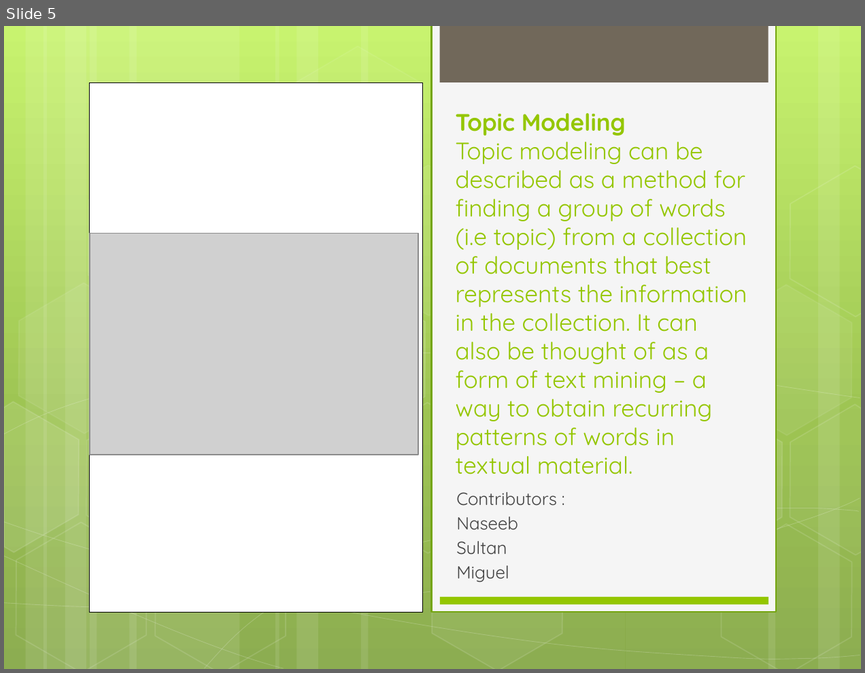
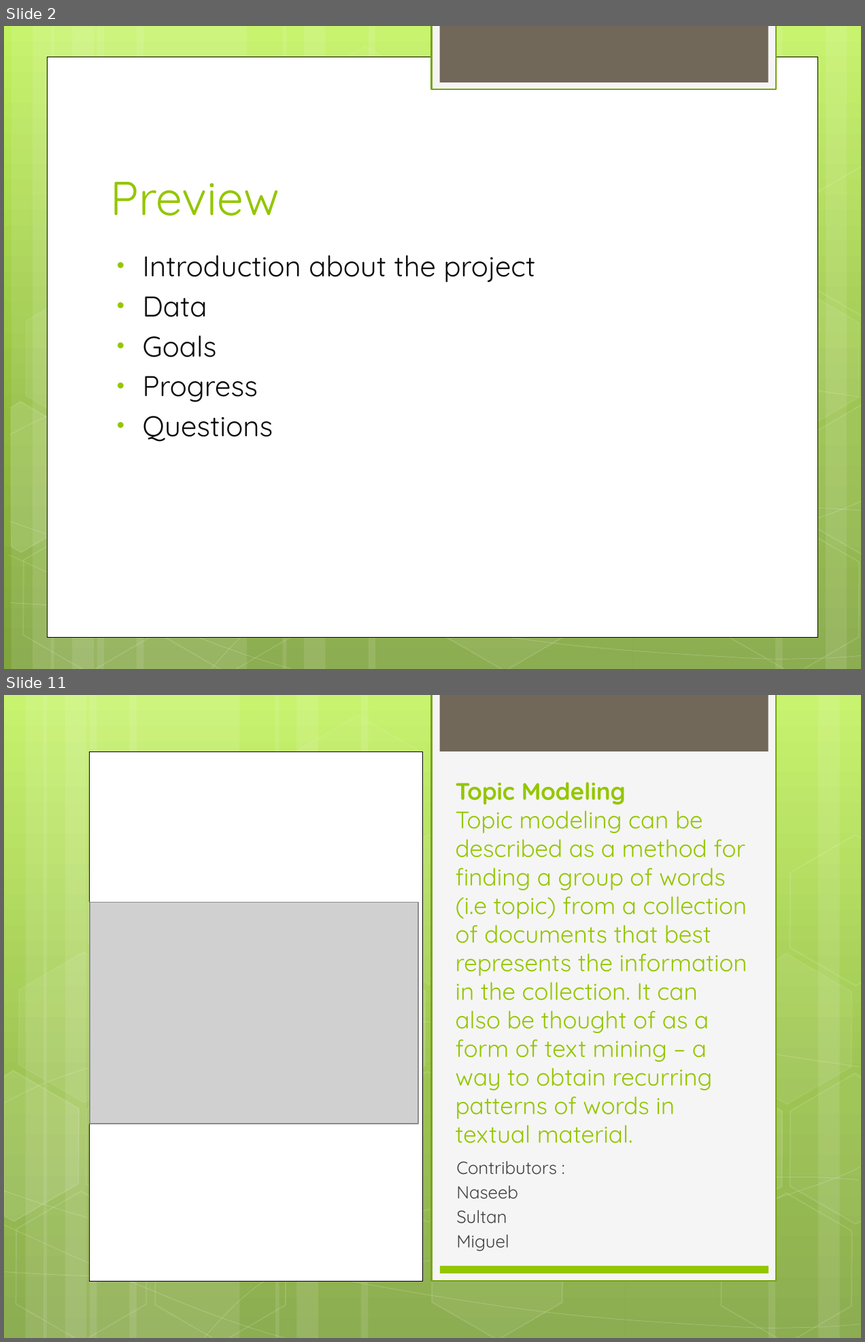
Before and after one commit to UNCG-CSE/Budget_Text_Analysis, a slide deck: doc/Project Review 1.pptx. Shown one above the other, each under a label of ours: slide 5 before the commit, slides 2 and 11 after it; the slides between them are not shown. The pictures are 865x673 and 865x1342 pixels, drawn with LibreOffice and Linux fonts; fonts in the diff are those of the drawing; grey boxes stand for pictures. Boxes give left, top, right and bottom in pixels: in the first picture for what was removed or moved away, otherwise in the second. Text is boxed around its words. In the diff, an @@ line names an element or a change of style, - is before the commit and + after.

```diff
--- a/doc/Project Review 1.pptx
+++ b/doc/Project Review 1.pptx
@@ slide 2 added at [4, 26, 861, 669], background gradient #C3F35F to #93BF3F to #81A53E; not listed: 1 template element that a slide beside it also shows @@
@@ rectangle added at [432, 26, 776, 89], fill #F5F5F5, outline #74A510 1.25 pt @@
@@ rectangle added at [47, 57, 818, 636], fill #FFFFFF, outline #000000 0.5 pt @@
@@ group added at [4, 26, 861, 669]: 12 rectangles, 8 freeform shapes, 8 hexagons @@
@@ title added at [110, 182, 279, 216], 40 pt, text #94C600 @@
+Preview
@@ text added at [143, 255, 535, 441], 24 pt, text #0D0D0D @@
+• Introduction about the project
+• Data
+• Goals
+• Progress
+• Questions
@@ what was slide 5 is now slide 11 @@
```
Also in this commit, not shown: 5 slides changed, 6 other slides added.
